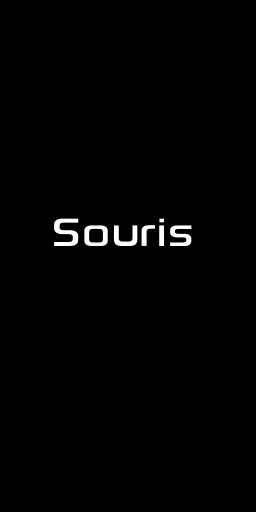
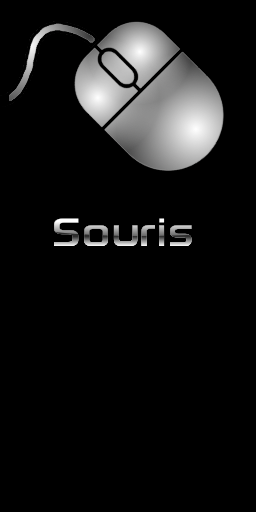
Before/after of a (256, 512) layered artwork. What changed in the layer stack:
added group "Souris #1" with 3 layers above "Texte" over [0, 21, 224, 171]
added layer "reflet" in group "Souris #1" over [0, 21, 224, 171]
added layer "degrade" in group "Souris #1" over [0, 21, 224, 171]
added layer "patron" in group "Souris #1" over [0, 21, 224, 171]
added layer "reflet_b" in group "Texte" over [54, 237, 192, 246]
added layer "reflet #1" in group "Texte" over [54, 218, 192, 236]
added layer "Souris #2" in group "Texte" over [54, 218, 192, 246]
